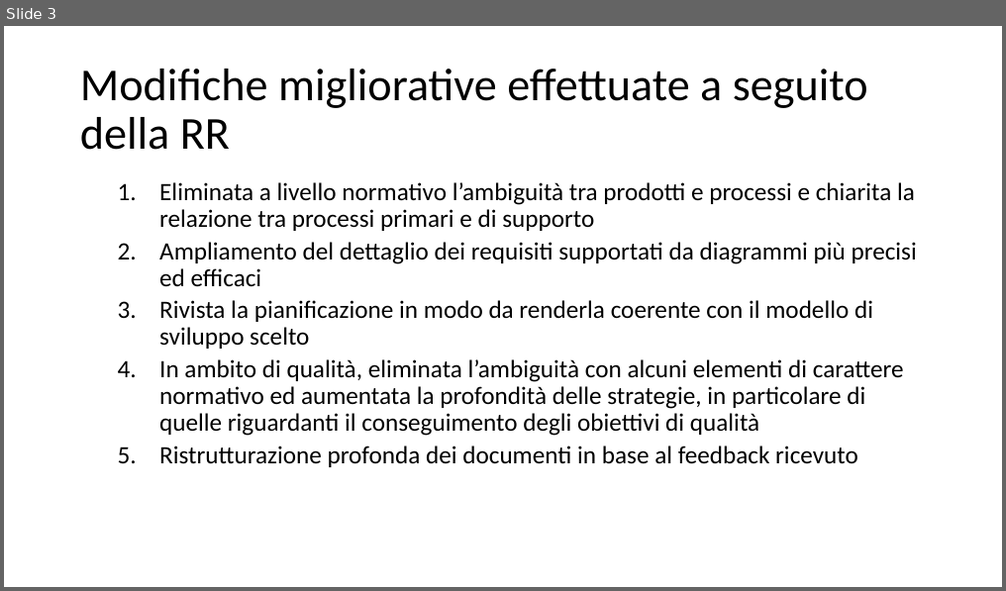
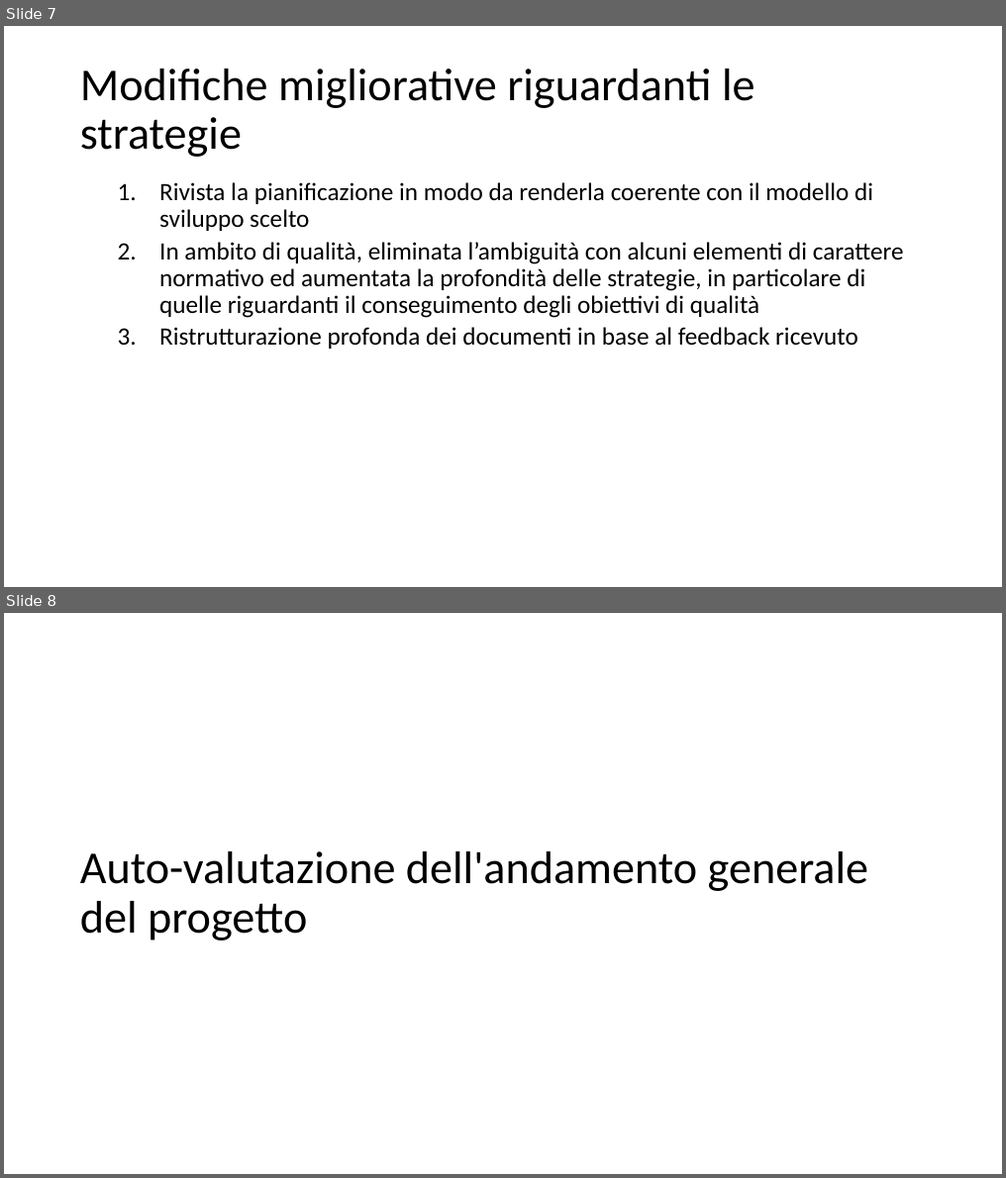
Before and after one commit to Italiaracerx/progettoSWE, a slide deck: Presentazioni/Presentazione RP 19-03-2018.pptx. Shown one above the other, each under a label of ours: slide 3 before the commit, slides 7 and 8 after it. The pictures are 1006x591 and 1006x1178 pixels, drawn with LibreOffice and Linux fonts; fonts in the diff are those of the drawing. Boxes give left, top, right and bottom in pixels: in the first picture for what was removed or moved away, otherwise in the second. Text is boxed around its words. In the diff, an @@ line names an element or a change of style, - is before the commit and + after.

```diff
--- a/Presentazioni/Presentazione RP 19-03-2018.pptx
+++ b/Presentazioni/Presentazione RP 19-03-2018.pptx
@@ slide 8 added at <box>4,613,1002,1174</box>, background #FFFFFF @@
@@ title added at <box>80,852,868,941</box>, 44 pt, text #000000 @@
+Auto-valutazione dell'andamento generale del progetto
@@ what was slide 3 is now slide 7 @@
@@ slide 7 changed as well @@
@@ title at <box>80,69,755,157</box>: text changed @@
-Modifiche migliorative effettuate a seguito della RR
+Modifiche migliorative riguardanti le strategie
@@ text at <box>159,182,917,286</box>: paragraphs removed @@
-  1. Eliminata a livello normativo l’ambiguità tra prodotti e processi e chiarita la relazione tra processi primari e di supporto
-  2. Ampliamento del dettaglio dei requisiti supportati da diagrammi più precisi ed efficaci
```
Also in this commit, not shown: 4 other slides changed, 9 other slides added.
